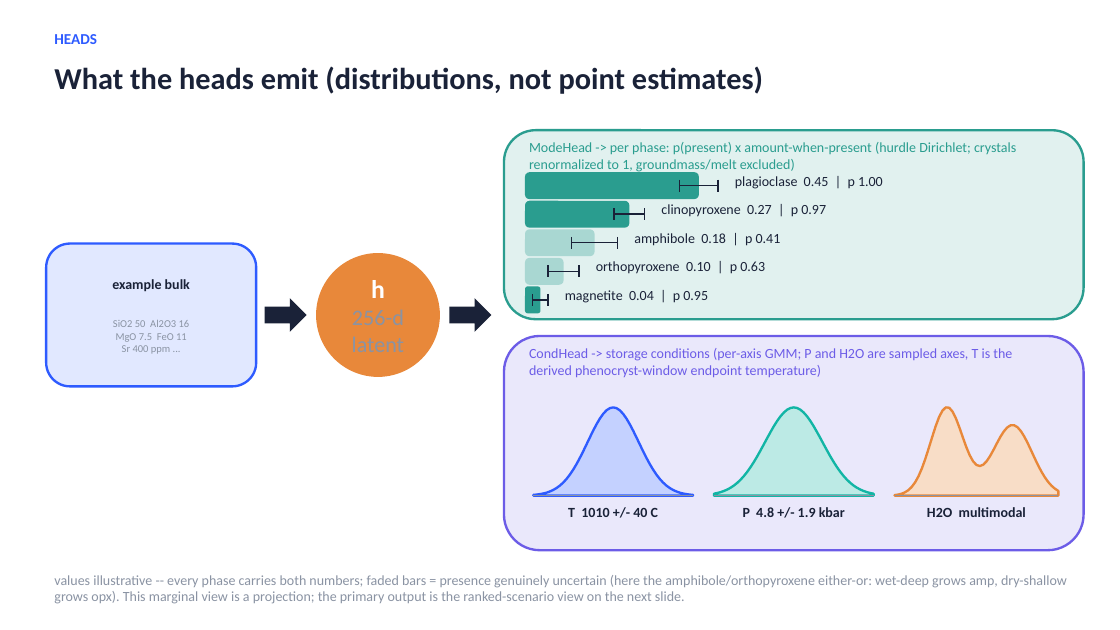
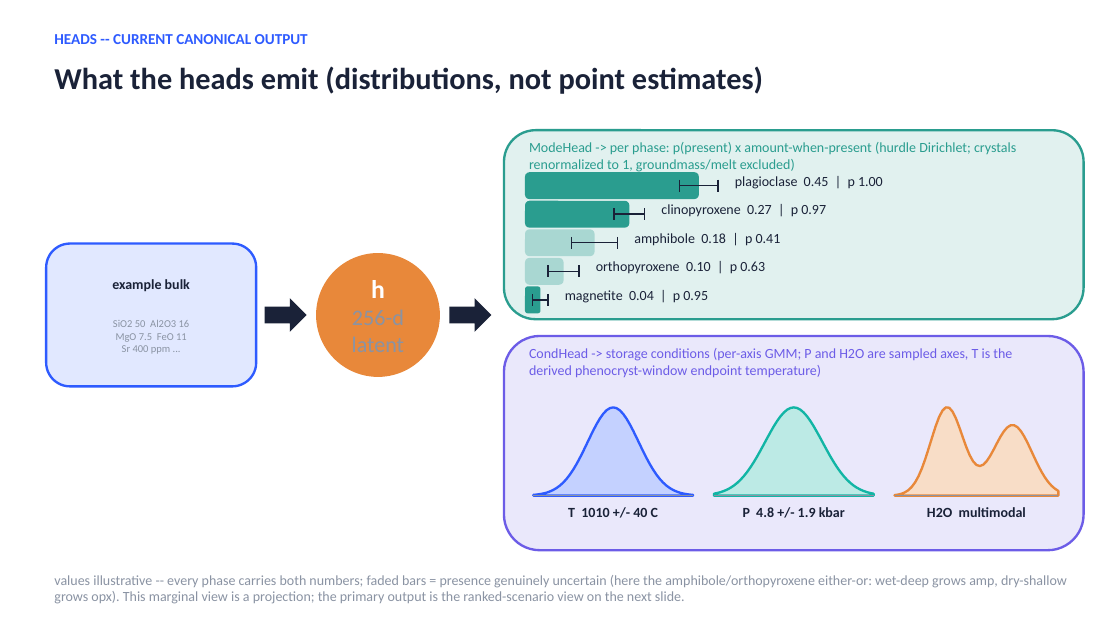
Before and after one commit to matthew-j-liu/phasecast, a slide deck: slide 21 of slides/overview.pptx. Drawn at 1120x630 pixels with LibreOffice and Linux fonts; fonts in the diff are those of the drawing. Boxes give left, top, right and bottom in pixels: in the first picture for what was removed or moved away, otherwise in the second. Text is boxed around its words. In the diff, an @@ line names an element or a change of style, - is before the commit and + after.

Commit message:
overview deck: current-vs-proposed canonical-output section -- existing output slides kickered CURRENT, new proposal slide for the ModeHead dirichlet layer (mixture) showing truth / current single-Dirichlet / proposed K=2 amp marginals, the gate, component coincidence on   unimodal phases, and the K=1 drop path; numbers illustrative, marked built-not-trained

```diff
--- a/slides/overview.pptx
+++ b/slides/overview.pptx
@@ text at [54,34,308,44]: text changed @@
-HEADS
+HEADS -- CURRENT CANONICAL OUTPUT
```
Also in this commit, not shown: 1 other slide changed, 1 slide added, 1 other file.
